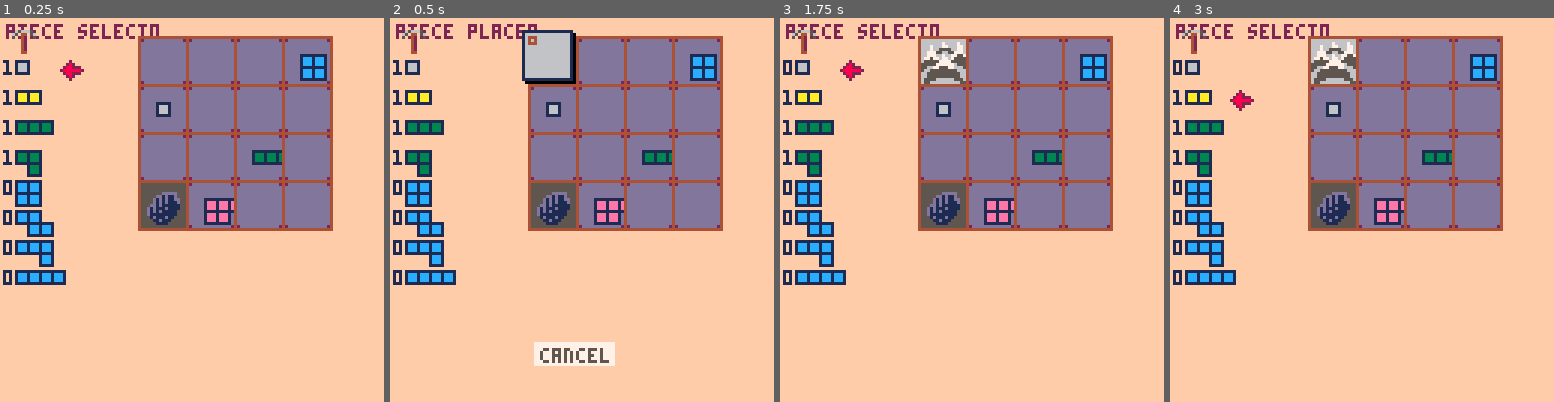
Above: before the commit, frames 1-4 (left to right).
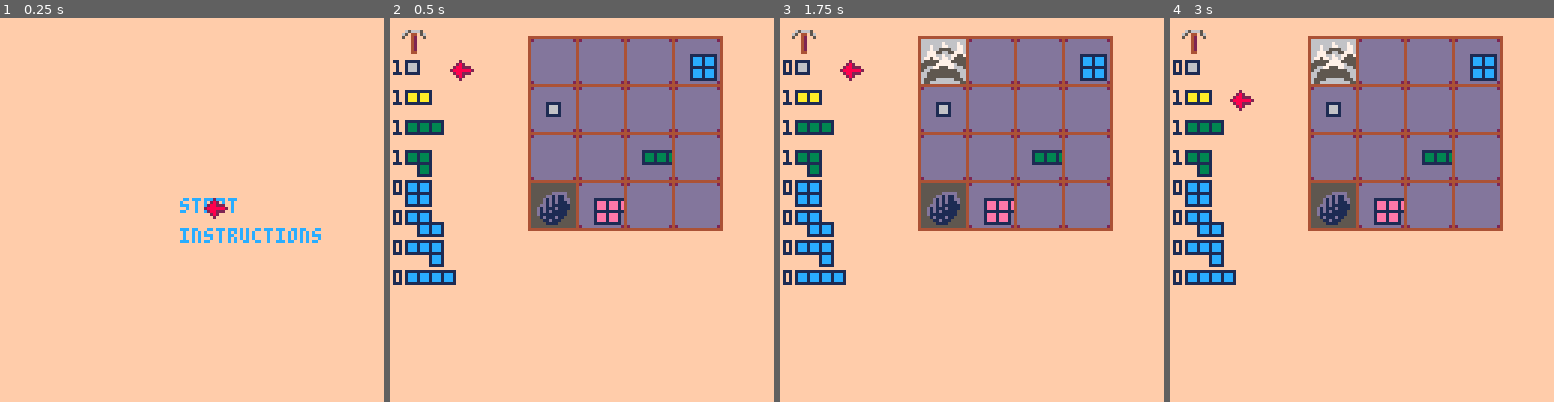
Above: after the commit, the same moments.

Repository: m-r-hunt/Pico-8-Carts
Game: PICO-8 cartridge bprk.p8
Same seed, same stepped clock (60 frames per second), same inputs: the game is played once before the commit and once after it.
Inputs:
- Up to frame 1 (0.25 s): no input
- Up to frame 2 (0.5 s): tap O (Z key) at 0.33 s
- Up to frame 3 (1.75 s): tap O (Z key) at 0.7, 1.43 s; tap X (X key) at 1.07 s
- Up to frame 4 (3 s): hold Left 1.97-2.37 s; tap X (X key) at 2.07, 2.4, 2.73 s; tap O (Z key) at 2.22 s; hold Down 2.42-2.82 s; hold Right from 2.87 s (still down)

The runs differ from the first frame. In frame 1, 31% of the frame differs, in the area x 0-87%, y 1-70%; in frame 2, 4.0%; in frame 3, 0.6%; in frame 4, 0.6%.

Commit message:
Add menu and instructions

Diff:
--- a/bprk.p8
+++ b/bprk.p8
@@ -22,6 +22,12 @@
 end
 --intro()
 
+menu_options={
+	{display="start",mode="piece select"},
+	{display="instructions",mode="instructions"},
+}
+menu_select=1
+
 piece_pool={}
 
 piece_defs={
@@ -56,7 +62,7 @@
 vlongs={9,10,11,12,13,14,15,16,17,18}
 available_vlongs={}
 
-mode="piece select"
+mode="main menu"
 selected_piece=1
 px=1
 py=1
@@ -81,6 +87,15 @@
 choicen=1
 choice_select=1
 
+play_modes={
+	"piece select",
+	"piece place",
+	"make choices",
+	"select piece to burn",
+	"delete square",
+	"game over",
+}
+
 function reset_vlongs()
 	for i=1,#vlongs do
 		available_vlongs[i]=vlongs[i]
@@ -132,7 +147,11 @@
 				end
 		end
 	end
-	if mode=="piece select" then
+	if mode=="main menu" then
+		update_main_menu()
+	elseif mode=="instructions" then
+		update_instructions()
+	elseif mode=="piece select" then
 		update_piece_select()
 	elseif mode=="piece place" then
 		update_piece_place()
@@ -142,6 +161,23 @@
 		update_select_burn()
 	elseif mode=="delete square" then
 		update_delete_square()
+	end
+end
+
+function update_main_menu()
+	if (btnp(2)) menu_select-=1
+	if (btnp(3)) menu_select+=1
+	if (menu_select<1) menu_select+=#menu_options
+	if (menu_select>#menu_options) menu_select-=#menu_options
+
+	if btnp(4) then
+		mode=menu_options[menu_select].mode
+	end
+end
+
+function update_instructions()
+	if btnp(4) or btnp(5) then
+		mode="main menu"
 	end
 end
 
@@ -511,10 +547,39 @@
 end
 
 function _draw()
+	for m=1,#play_modes do
+		if play_modes[m]==mode then
+			draw_play_mode()
+			return
+		end
+	end
+	if mode=="main menu" then
+		draw_main_menu()
+	elseif mode=="instructions" then
+		draw_instructions()
+	end
+end
+
+function draw_main_menu()
 	cls(15)
+	for m=1,#menu_options do
+		print(menu_options[m].display,60,50+m*10,12)
+		if m==menu_select then
+			spr(2,68,50+m*10)
+		end
+	end
+end
+
+function draw_instructions()
+	cls(15)
+	print("🅾️ or ❎ to return to menu",2,120,12)
+end
+
+function draw_play_mode()
+	cls(15)
 
 	--debug
-	print(mode..pr,2,2,2)
+	--print(mode..pr,2,2,2)
 
 	--draw piece pool
 	for i=1,regpend do
